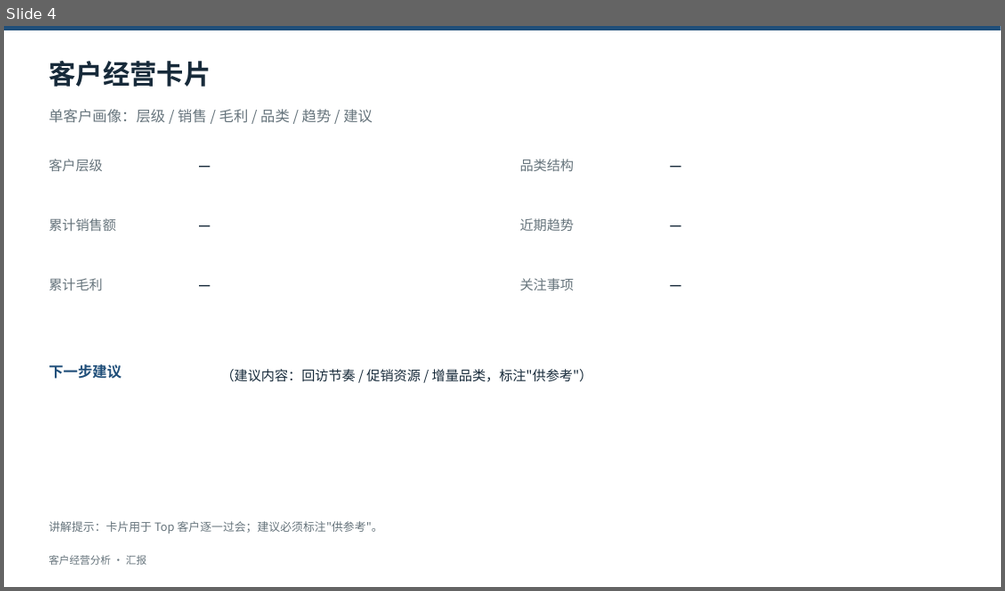
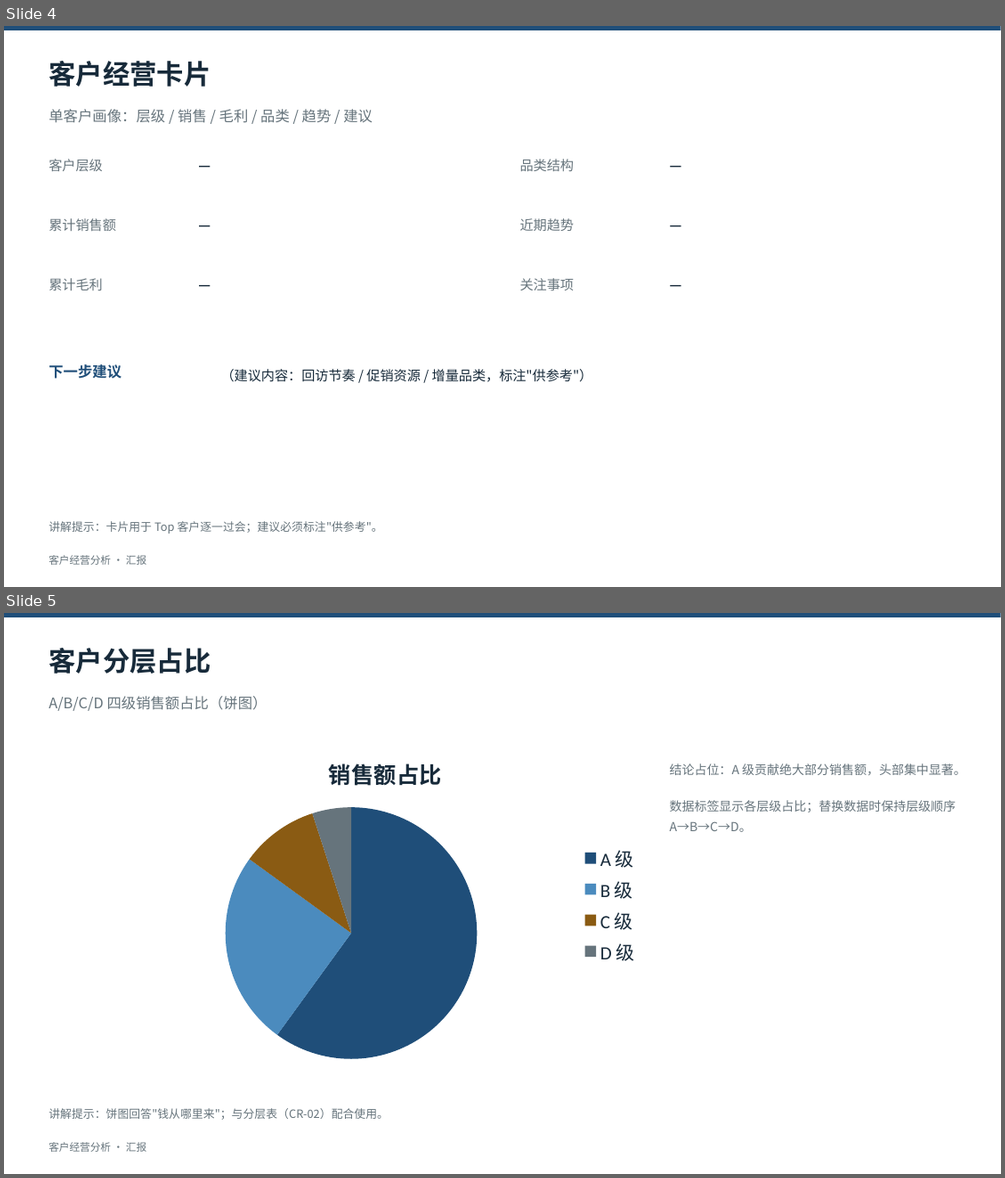
Before and after one commit to swefner/company-ppt-skills, a slide deck: domains/customer-review/assets/components/customer-review-components.pptx. Shown one above the other, each under a label of ours: slide 4 before the commit, slides 4 and 5 after it. The pictures are 1005x591 and 1005x1178 pixels, drawn with LibreOffice and Linux fonts; fonts in the diff are those of the drawing. Boxes give left, top, right and bottom in pixels: in the first picture for what was removed or moved away, otherwise in the second. Text is boxed around its words. In the diff, an @@ line names an element or a change of style, - is before the commit and + after.

```diff
--- a/domains/customer-review/assets/components/customer-review-components.pptx
+++ b/domains/customer-review/assets/components/customer-review-components.pptx
@@ slide 5 added at (4, 613, 1001, 1174), background #FFFFFF @@
@@ rectangle added at (4, 613, 1001, 617), fill #1F4E79 @@
@@ text added at (48, 648, 210, 674), 26 pt, text #172A3A, bold @@
+客户分层占比
@@ text added at (48, 696, 267, 711), 14 pt, text #66747C @@
+A/B/C/D 四级销售额占比（饼图）
@@ pie chart added at (123, 740, 647, 1070) @@
+title "销售额占比"
+categories: A 级, B 级, C 级, D 级
+销售额占比: 60, 25, 10, 5
@@ text added at (670, 763, 966, 832), 12 pt, text #66747C @@
+结论占位：A 级贡献绝大部分销售额，头部集中显著。
+数据标签显示各层级占比；替换数据时保持层级顺序 A→B→C→D。
@@ text added at (48, 1108, 388, 1119), 11 pt, text #66747C @@
+讲解提示：饼图回答"钱从哪里来"；与分层表（CR-02）配合使用。
@@ text added at (48, 1142, 146, 1151), 10 pt, text #66747C @@
+客户经营分析 · 汇报
```
Also in this commit, not shown: 1 other slide added, 5 other files.
